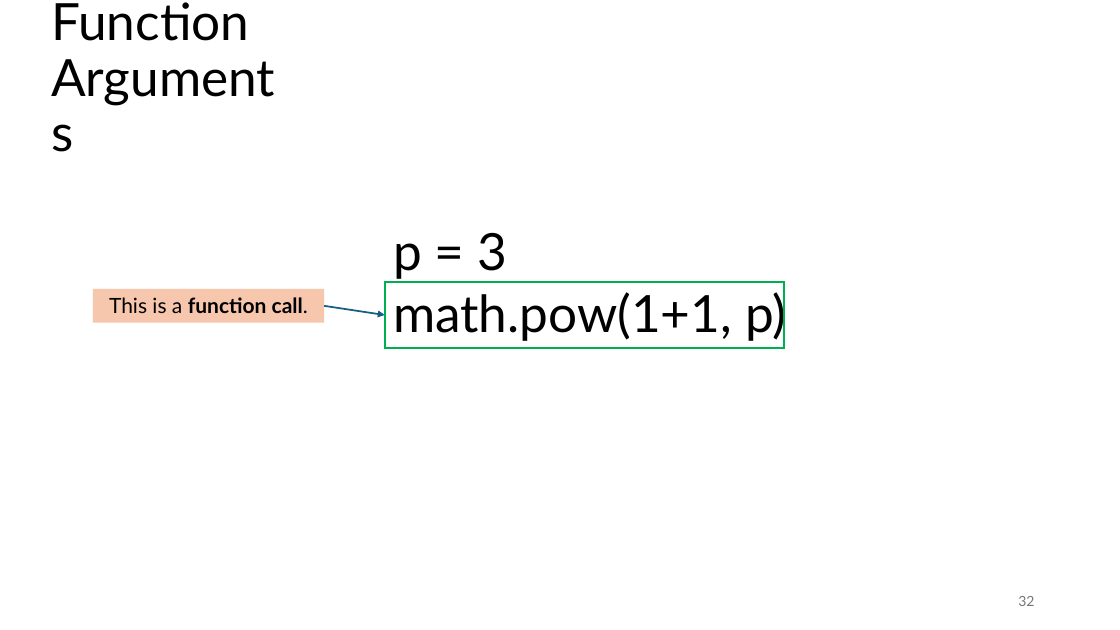
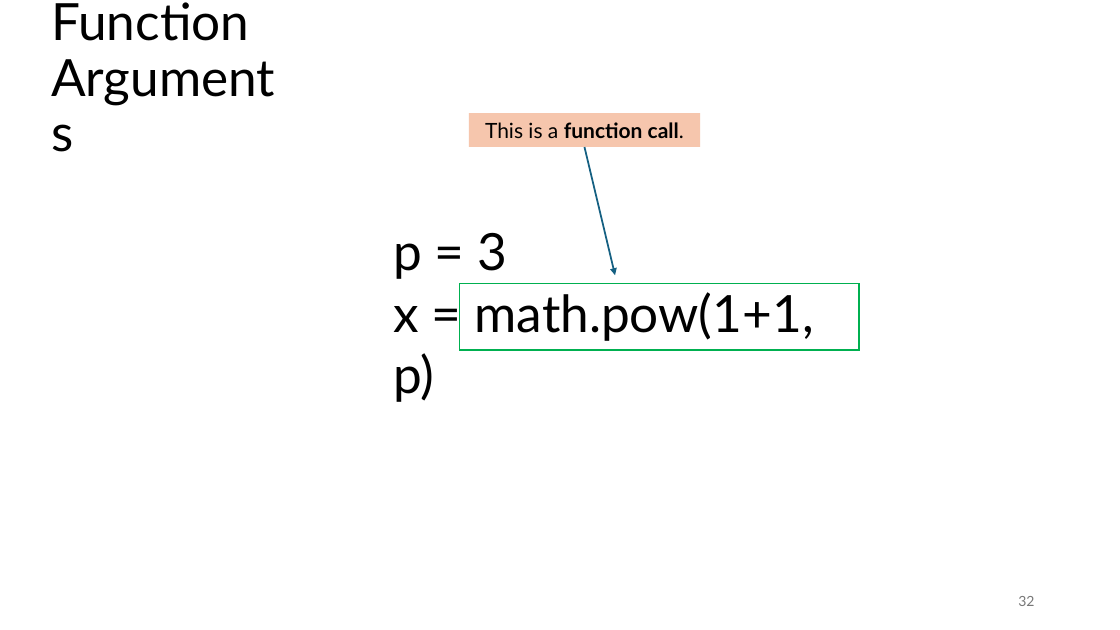
Before and after one commit to tjd1234/cmpt120fall2024, a slide deck: slide 32 of lecture_notes/chapter2/chapter2.pptx. Drawn at 1120x630 pixels with LibreOffice and Linux fonts; fonts in the diff are those of the drawing. Boxes give left, top, right and bottom in pixels: in the first picture for what was removed or moved away, otherwise in the second. Text is boxed around its words. In the diff, an @@ line names an element or a change of style, - is before the commit and + after.

```diff
--- a/lecture_notes/chapter2/chapter2.pptx
+++ b/lecture_notes/chapter2/chapter2.pptx
@@ rectangle "This is a function call.": place and size @@
-rectangle "This is a function call." at box(93, 289, 324, 323)
+rectangle "This is a function call." at box(469, 113, 700, 147)
@@ arrow moved from (324, 306) - (385, 315) to (585, 147) - (615, 276) @@
@@ text at box(393, 232, 814, 402): text changed @@
-p = 3
-math.pow(1+1, p)
+p = 3
+x = math.pow(1+1, p)
@@ rectangle: place and size @@
-rectangle at box(385, 281, 785, 348)
+rectangle at box(460, 283, 860, 350)
```
Also in this commit, not shown: 18 other slides changed, 2 slides added, 2 slides removed, 4 other files.
